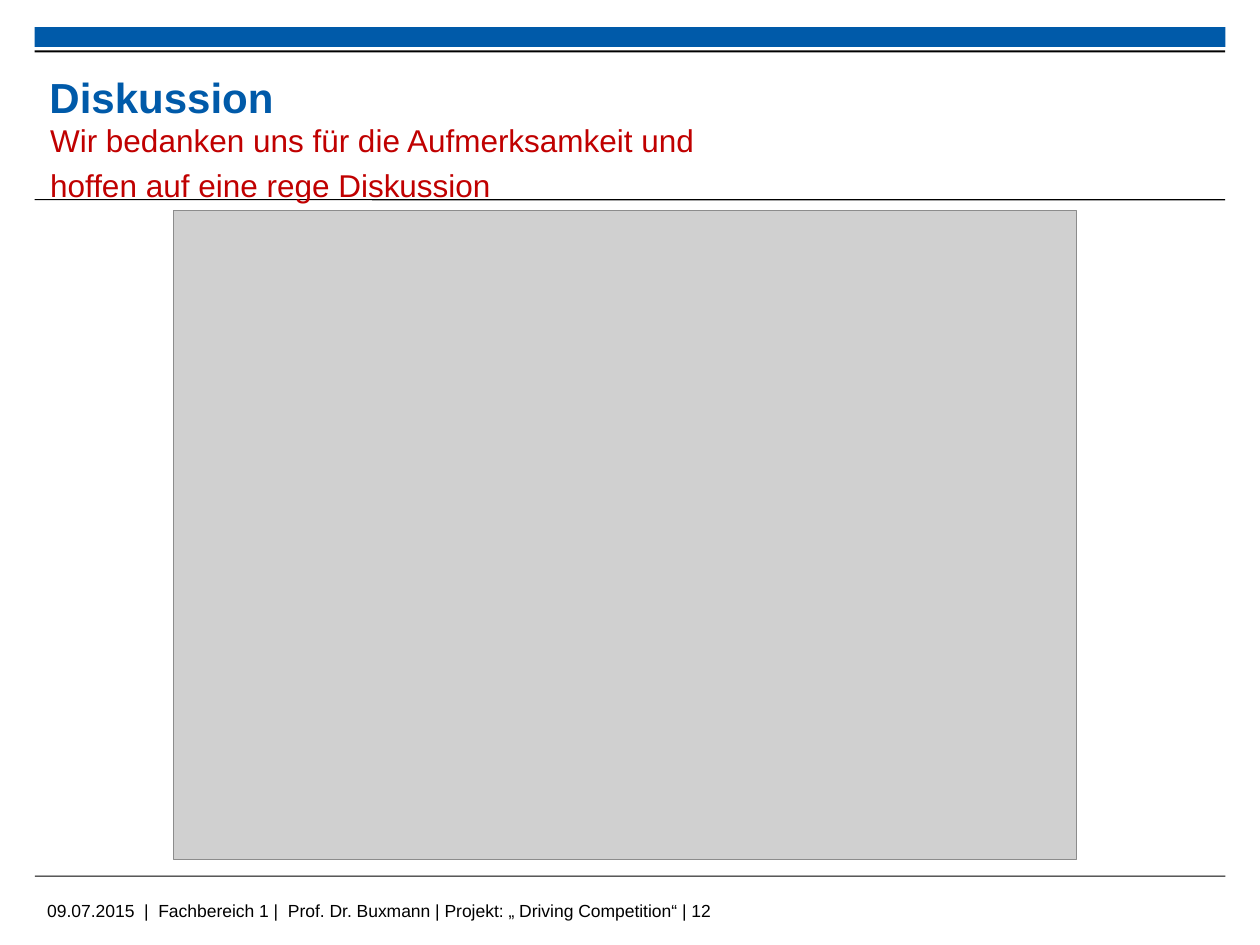
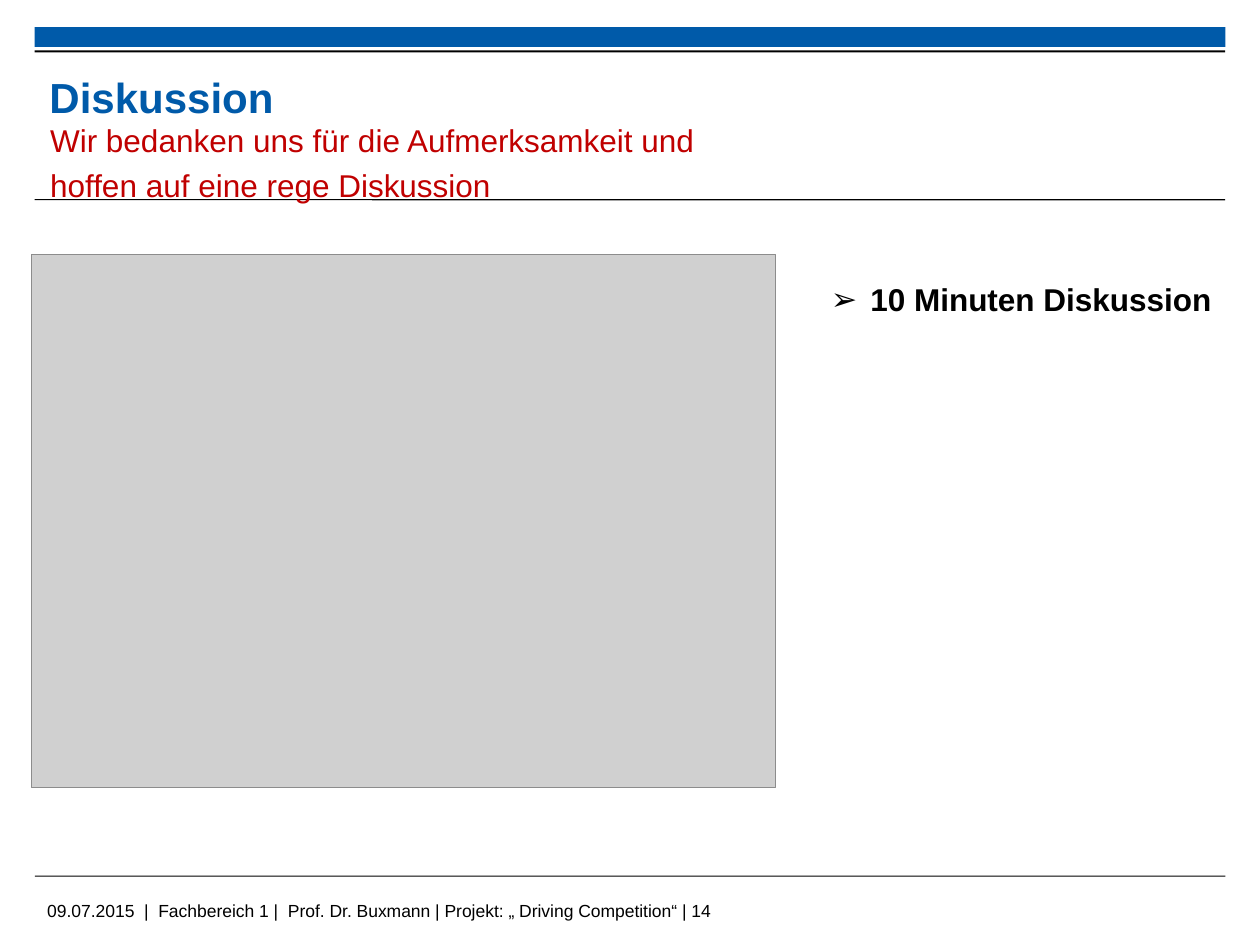
Before and after one commit to kolhagen/drivingcompetition, a slide deck: slide 14 of Big Data - Driving Compitiion.pptx (slide 12 before the commit). Drawn at 1260x945 pixels with LibreOffice and Linux fonts; fonts in the diff are those of the drawing; grey boxes stand for pictures; background and template pictures are left out. Boxes give left, top, right and bottom in pixels: in the first picture for what was removed or moved away, otherwise in the second. Text is boxed around its words. In the diff, an @@ line names an element or a change of style, - is before the commit and + after.

```diff
--- a/Big Data - Driving Compitiion.pptx
+++ b/Big Data - Driving Compitiion.pptx
@@ picture: place and size @@
-picture at bbox=[174, 210, 1077, 859]
+picture at bbox=[32, 255, 776, 788]
@@ text added at bbox=[870, 288, 1211, 312], 18 pt, text #000000, bold @@
+➢ 10 Minuten Diskussion
@@ text at bbox=[47, 904, 710, 921]: text changed @@
-09.07.2015 | Fachbereich 1 | Prof. Dr. Buxmann | Projekt: „ Driving Competition“ | 12
+09.07.2015 | Fachbereich 1 | Prof. Dr. Buxmann | Projekt: „ Driving Competition“ | 14
```
Also in this commit, not shown: 9 other slides changed, 3 slides added.
